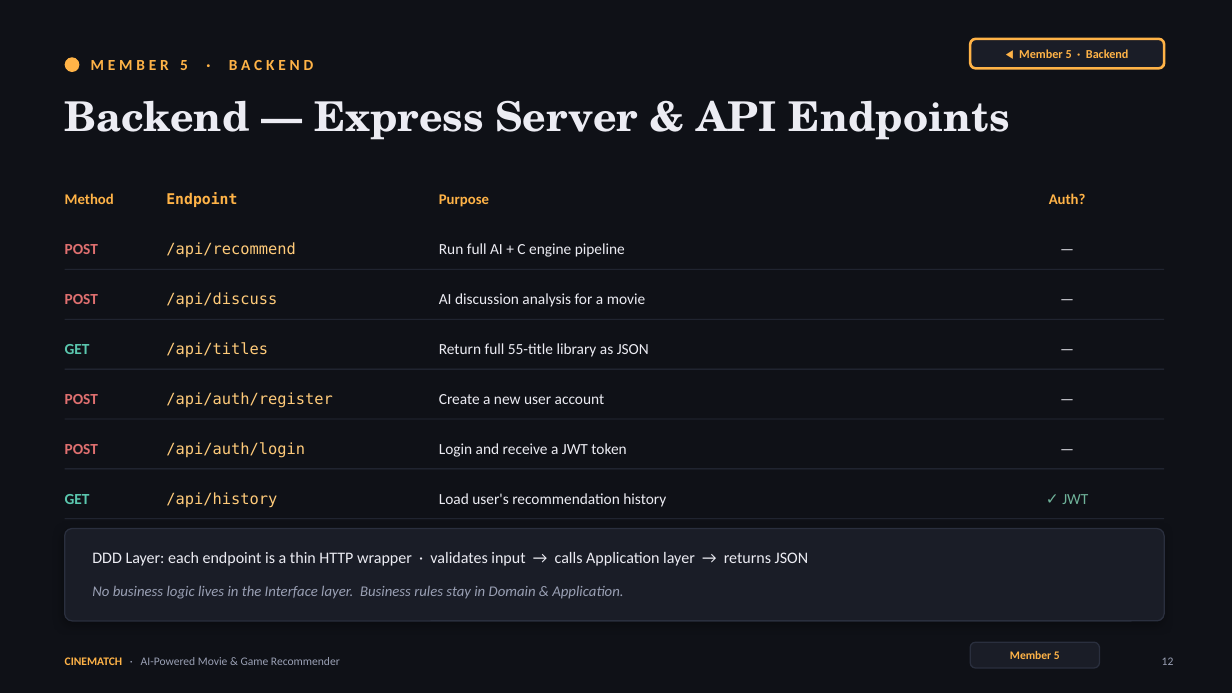
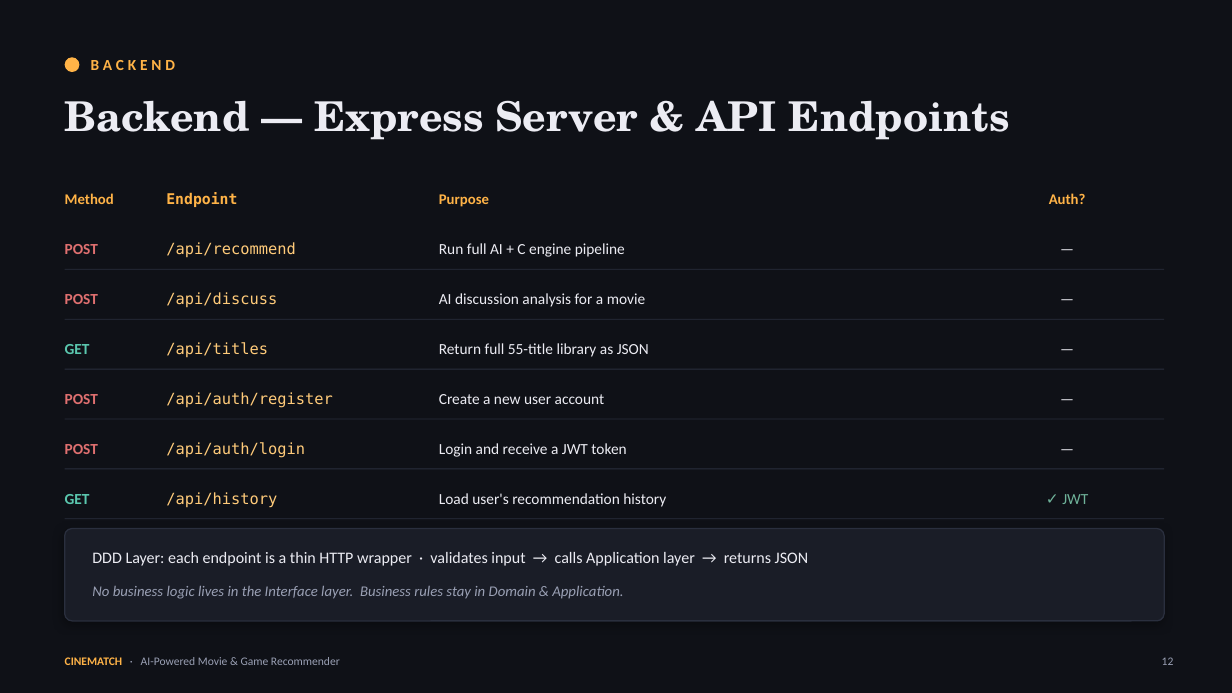
Before and after one commit to zubaydullayevasliddin06-cmd/movie-recommender-c.Asliddin-Ismail-Chae-Hunwoo, a slide deck: slide 12 of deliverables/CINEMATCH-Presentation.pptx. Drawn at 1232x693 pixels with LibreOffice and Linux fonts; fonts in the diff are those of the drawing. Boxes give left, top, right and bottom in pixels: in the first picture for what was removed or moved away, otherwise in the second. Text is boxed around its words. In the diff, an @@ line names an element or a change of style, - is before the commit and + after.

```diff
--- a/deliverables/CINEMATCH-Presentation.pptx
+++ b/deliverables/CINEMATCH-Presentation.pptx
@@ rounded rectangle removed at (970, 39, 1165, 68) @@
@@ text removed at (1019, 49, 1129, 58) @@
-◀ Member 5 · Backend
@@ text at (91, 60, 176, 70): text changed @@
-MEMBER 5 · BACKEND
+BACKEND
@@ rounded rectangle removed at (970, 642, 1100, 668) @@
@@ text removed at (1010, 651, 1060, 659) @@
-Member 5
```
Also in this commit, not shown: 15 other slides changed, 2 other files.
